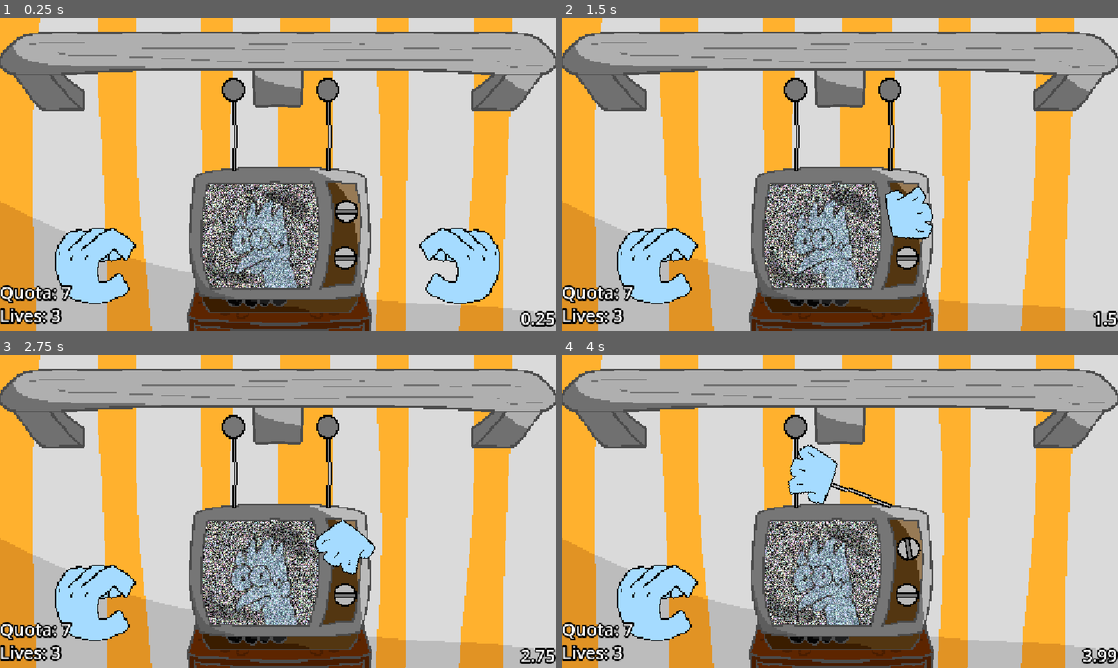
Above: before the commit, frames 1-4 (two rows, left to right).
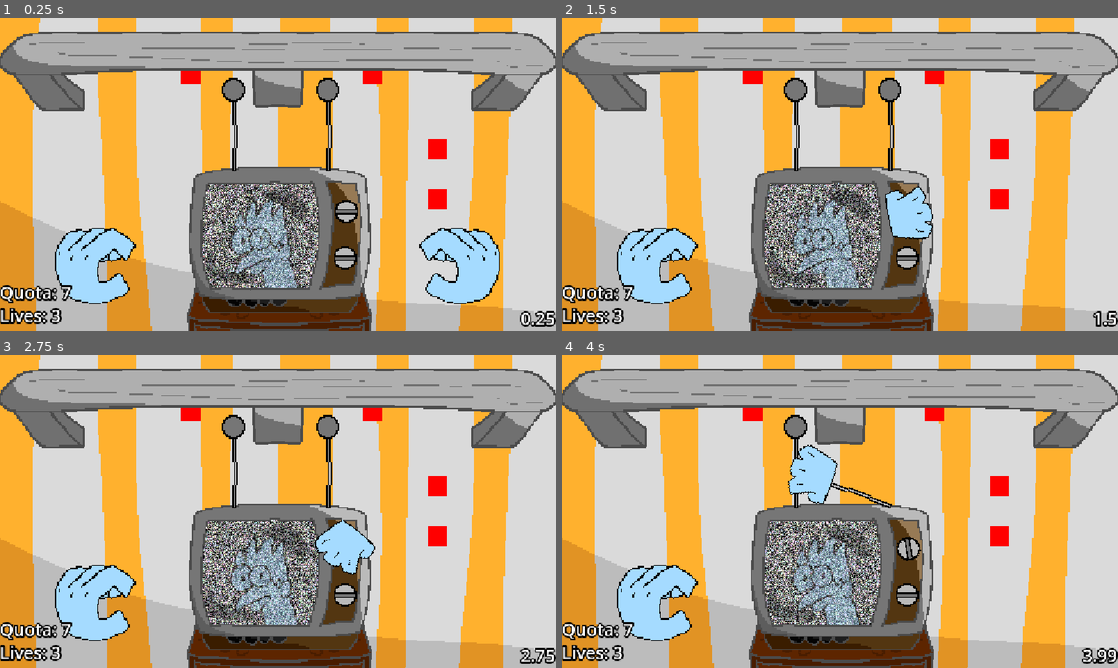
Above: after the commit, the same moments.

Repository: PlasmaOJ15/LD60TvRepair
Game: Godot game, scene res://scenes/tv_repair.tscn
Two runs of this game, one before a commit and one after it. Both use one fixed random seed, a clock stepped at 60 frames per second and the inputs below. This scene is started directly instead of the project's main scene.
Inputs (mouse positions are in pixels of both pictures, inside the frame that each line leads up to):
- Up to frame 1 (0.25 s): no input
- Up to frame 2 (1.5 s): move the mouse to (906, 212) at 0.52 s; click (906, 212) at 0.6 s; move the mouse to (906, 259) at 1.27 s; tap A (move_l) at 1.35 s
- Up to frame 3 (2.75 s): move the mouse to (233, 426) at 2.02 s; tap D (move_r) at 2.1 s
- Up to frame 4 (4 s): move the mouse to (890, 426) at 2.77 s; click (890, 426) at 2.85 s; move the mouse to (840, 483) at 3.52 s; tap A (move_l) at 3.6 s

The runs differ from the first frame. In frame 1, 0.7% of the frame differs, in the area x 32-81%, y 16-62%; in frame 2, 0.7%; in frame 3, 0.7%; in frame 4, 0.7%.

Commit message:
victory dance
hand cramps were worth it

Diff:
--- a/scenes/SignalGroup.gd
+++ b/scenes/SignalGroup.gd
@@ -9,6 +9,7 @@
 signal _any_complete
 
 var buttons;
+var signalsBinded = false
 
 var _counter: int = 0
 
@@ -21,8 +22,10 @@
 	if _counter == 0:
 		return;
 
-	for i in signals.size():
-		signals[i].connect(_on_signal_complete.bind(buttons[i]))
+	if !signalsBinded:
+		for i in signals.size():
+			signals[i].connect(_on_signal_complete.bind(buttons[i]))
+		signalsBinded = true
 
 	await _any_complete
 	return buttonPressed;
--- a/scenes/game_win.tscn
+++ b/scenes/game_win.tscn
@@ -4,6 +4,7 @@
 [ext_resource type="Script" uid="uid://c5h6r0fnsijxx" path="res://scripts/game_win.gd" id="1_l1273"]
 [ext_resource type="LabelSettings" uid="uid://4rvyhdtmlg6" path="res://scenes/new_label_settings.tres" id="2_l1273"]
 [ext_resource type="Texture2D" uid="uid://dp6fipdendc6s" path="res://assets/winSpritesheet.png" id="4_7ej5r"]
+[ext_resource type="Texture2D" uid="uid://q83qm0ww15hc" path="res://assets/VictorySpritesheet.png" id="5_oueg3"]
 
 [sub_resource type="AtlasTexture" id="AtlasTexture_oueg3"]
 atlas = ExtResource("4_7ej5r")
@@ -32,6 +33,154 @@
 "loop": 1,
 "name": &"default",
 "speed": 5.0
+}]
+
+[sub_resource type="AtlasTexture" id="AtlasTexture_3tf7q"]
+atlas = ExtResource("5_oueg3")
+region = Rect2(0, 0, 128, 128)
+
+[sub_resource type="AtlasTexture" id="AtlasTexture_wsj37"]
+atlas = ExtResource("5_oueg3")
+region = Rect2(128, 0, 128, 128)
+
+[sub_resource type="AtlasTexture" id="AtlasTexture_udqdx"]
+atlas = ExtResource("5_oueg3")
+region = Rect2(256, 0, 128, 128)
+
+[sub_resource type="AtlasTexture" id="AtlasTexture_vjp7t"]
+atlas = ExtResource("5_oueg3")
+region = Rect2(384, 0, 128, 128)
+
+[sub_resource type="AtlasTexture" id="AtlasTexture_l81e3"]
+atlas = ExtResource("5_oueg3")
+region = Rect2(0, 128, 128, 128)
+
+[sub_resource type="AtlasTexture" id="AtlasTexture_4tn0k"]
+atlas = ExtResource("5_oueg3")
+region = Rect2(128, 128, 128, 128)
+
+[sub_resource type="AtlasTexture" id="AtlasTexture_skwon"]
+atlas = ExtResource("5_oueg3")
+region = Rect2(256, 128, 128, 128)
+
+[sub_resource type="AtlasTexture" id="AtlasTexture_knw36"]
+atlas = ExtResource("5_oueg3")
+region = Rect2(384, 128, 128, 128)
+
+[sub_resource type="AtlasTexture" id="AtlasTexture_unifl"]
+atlas = ExtResource("5_oueg3")
+region = Rect2(0, 256, 128, 128)
+
+[sub_resource type="AtlasTexture" id="AtlasTexture_2oo3t"]
+atlas = ExtResource("5_oueg3")
+region = Rect2(128, 256, 128, 128)
+
+[sub_resource type="AtlasTexture" id="AtlasTexture_id55i"]
+atlas = ExtResource("5_oueg3")
+region = Rect2(256, 256, 128, 128)
+
+[sub_resource type="AtlasTexture" id="AtlasTexture_bnqfd"]
+atlas = ExtResource("5_oueg3")
+region = Rect2(384, 256, 128, 128)
+
+[sub_resource type="AtlasTexture" id="AtlasTexture_ebcr2"]
+atlas = ExtResource("5_oueg3")
+region = Rect2(0, 384, 128, 128)
+
+[sub_resource type="AtlasTexture" id="AtlasTexture_nux6r"]
+atlas = ExtResource("5_oueg3")
+region = Rect2(128, 384, 128, 128)
+
+[sub_resource type="AtlasTexture" id="AtlasTexture_grjnn"]
+atlas = ExtResource("5_oueg3")
+region = Rect2(256, 384, 128, 128)
+
+[sub_resource type="AtlasTexture" id="AtlasTexture_hjvml"]
+atlas = ExtResource("5_oueg3")
+region = Rect2(384, 384, 128, 128)
+
+[sub_resource type="AtlasTexture" id="AtlasTexture_dvinb"]
+atlas = ExtResource("5_oueg3")
+region = Rect2(0, 512, 128, 128)
+
+[sub_resource type="AtlasTexture" id="AtlasTexture_gj3a1"]
+atlas = ExtResource("5_oueg3")
+region = Rect2(128, 512, 128, 128)
+
+[sub_resource type="AtlasTexture" id="AtlasTexture_dctm7"]
+atlas = ExtResource("5_oueg3")
+region = Rect2(256, 512, 128, 128)
+
+[sub_resource type="AtlasTexture" id="AtlasTexture_vmtem"]
+atlas = ExtResource("5_oueg3")
+region = Rect2(384, 512, 128, 128)
+
+[sub_resource type="SpriteFrames" id="SpriteFrames_yf5fn"]
+animations = [{
+"frames": [{
+"duration": 1.0,
+"texture": SubResource("AtlasTexture_3tf7q")
+}, {
+"duration": 1.0,
+"texture": SubResource("AtlasTexture_wsj37")
+}, {
+"duration": 1.0,
+"texture": SubResource("AtlasTexture_udqdx")
+}, {
+"duration": 1.0,
+"texture": SubResource("AtlasTexture_vjp7t")
+}, {
+"duration": 1.0,
+"texture": SubResource("AtlasTexture_l81e3")
+}, {
+"duration": 1.0,
+"texture": SubResource("AtlasTexture_4tn0k")
+}, {
+"duration": 1.0,
+"texture": SubResource("AtlasTexture_skwon")
+}, {
+"duration": 1.0,
+"texture": SubResource("AtlasTexture_knw36")
+}, {
+"duration": 1.0,
+"texture": SubResource("AtlasTexture_unifl")
+}, {
+"duration": 1.0,
+"texture": SubResource("AtlasTexture_2oo3t")
+}, {
+"duration": 1.0,
+"texture": SubResource("AtlasTexture_id55i")
+}, {
+"duration": 1.0,
+"texture": SubResource("AtlasTexture_bnqfd")
+}, {
+"duration": 1.0,
+"texture": SubResource("AtlasTexture_ebcr2")
+}, {
+"duration": 1.0,
+"texture": SubResource("AtlasTexture_nux6r")
+}, {
+"duration": 1.0,
+"texture": SubResource("AtlasTexture_grjnn")
+}, {
+"duration": 1.0,
+"texture": SubResource("AtlasTexture_hjvml")
+}, {
+"duration": 1.0,
+"texture": SubResource("AtlasTexture_dvinb")
+}, {
+"duration": 1.0,
+"texture": SubResource("AtlasTexture_gj3a1")
+}, {
+"duration": 1.0,
+"texture": SubResource("AtlasTexture_dctm7")
+}, {
+"duration": 1.0,
+"texture": SubResource("AtlasTexture_vmtem")
+}],
+"loop": 1,
+"name": &"default",
+"speed": 12.0
 }]
 
 [node name="gameWin" type="Control" unique_id=1479446763]
@@ -77,5 +226,13 @@
 sprite_frames = SubResource("SpriteFrames_g4v7s")
 autoplay = "default"
 
+[node name="victory" type="AnimatedSprite2D" parent="." unique_id=83686576]
+position = Vector2(543, 157)
+scale = Vector2(3, 3)
+sprite_frames = SubResource("SpriteFrames_yf5fn")
+autoplay = "default"
+frame = 17
+frame_progress = 0.30571306
+
 [connection signal="pressed" from="CanvasLayer/VBoxContainer/Button" to="." method="_on_button_pressed"]
 [connection signal="pressed" from="CanvasLayer/VBoxContainer/Menu" to="." method="_on_menu_pressed"]
--- a/scenes/tv_repair.tscn
+++ b/scenes/tv_repair.tscn
@@ -110,7 +110,6 @@
 debug = true
 
 [node name="debug" type="Node2D" parent="Logic" unique_id=1015605578]
-visible = false
 
 [node name="antennaL" type="ColorRect" parent="Logic/debug" unique_id=1993411561]
 offset_left = 376.0
--- a/scenes/tv_repair_Tutorial.tscn
+++ b/scenes/tv_repair_Tutorial.tscn
@@ -506,9 +506,9 @@
 
 [node name="screenBlocker" type="ColorRect" parent="." unique_id=403478367]
 visible = false
-offset_left = 357.0
-offset_top = 251.0
-offset_right = 927.0
+offset_left = 421.0
+offset_top = 284.0
+offset_right = 750.0
 offset_bottom = 821.0
 color = Color(1, 1, 1, 0)
 
Binary file added: assets/VictorySpritesheet.png
Not shown, added: assets/VictorySpritesheet.png.import
